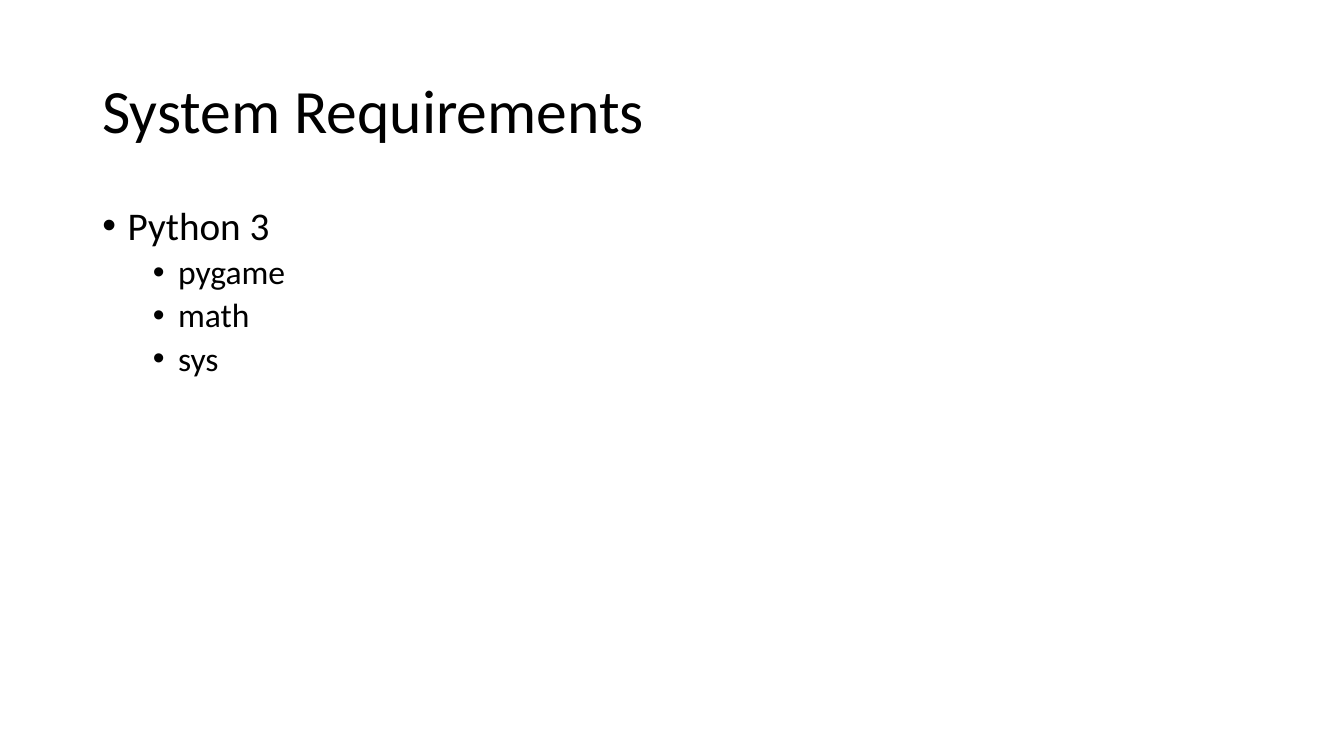
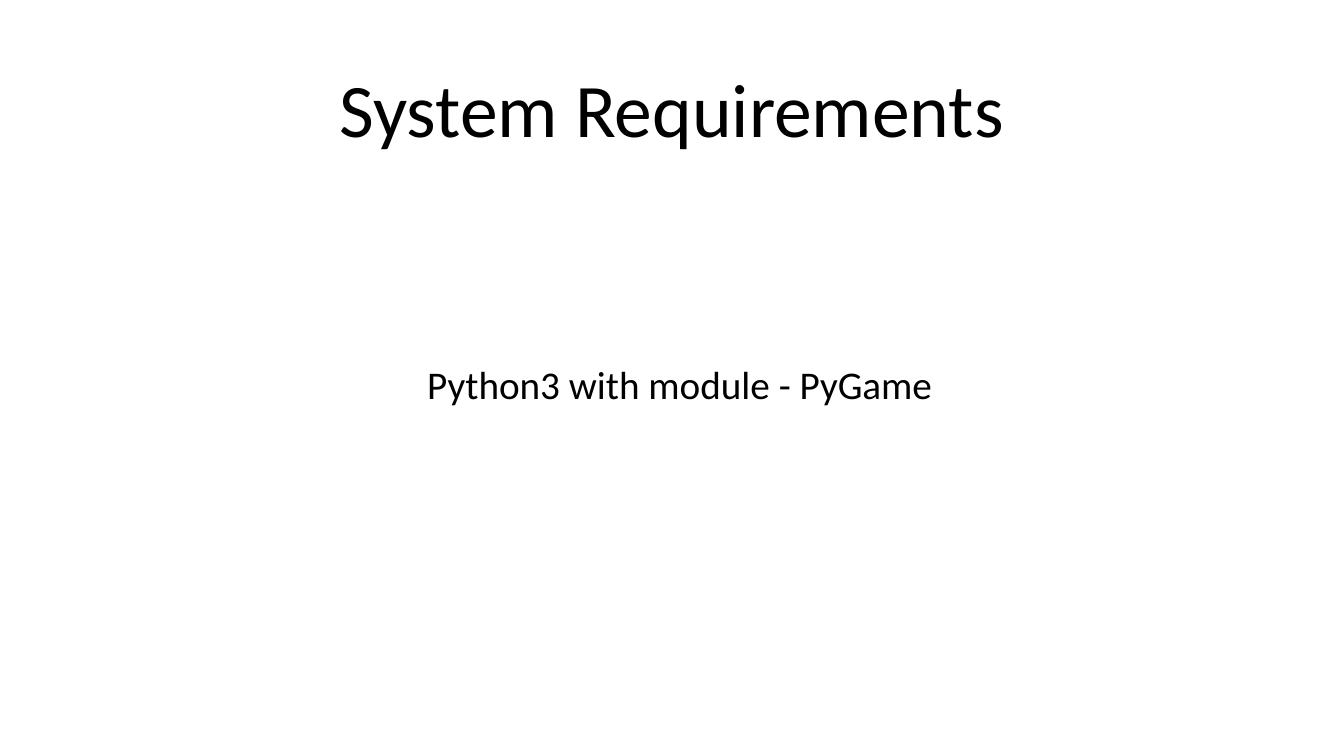
Before and after one commit to chattarajoy/Shatranj, a slide deck: slide 3 of MEDIA/presentation.pptx (slide 2 before the commit). Drawn at 1344x756 pixels with LibreOffice and Linux fonts; fonts in the diff are those of the drawing. Boxes give left, top, right and bottom in pixels: in the first picture for what was removed or moved away, otherwise in the second. Text is boxed around its words. In the diff, an @@ line names an element or a change of style, - is before the commit and + after.

```diff
--- a/MEDIA/presentation.pptx
+++ b/MEDIA/presentation.pptx
@@ title "System Requirements" at [340,85,1004,150]: size 44 to 54 pt; alignment left to centre @@
@@ text at [427,371,932,406]: text changed; size 24 to 28 pt @@
-• Python 3
-  • pygame
-  • math
-  • sys
+Python3 with module - PyGame
```
Also in this commit, not shown: 5 other slides changed, 4 slides added, 1 slide removed, 4 other files.
